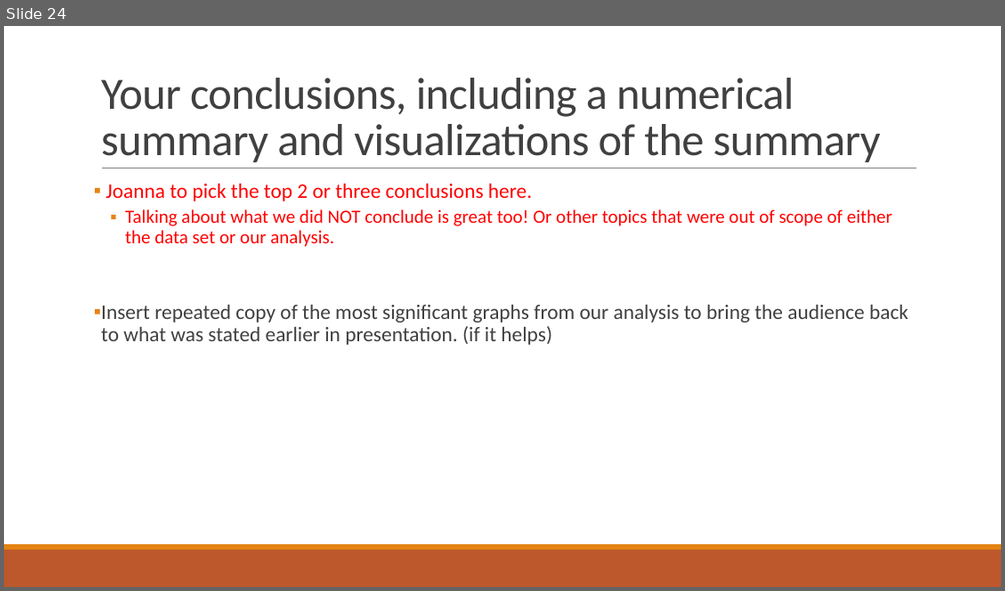
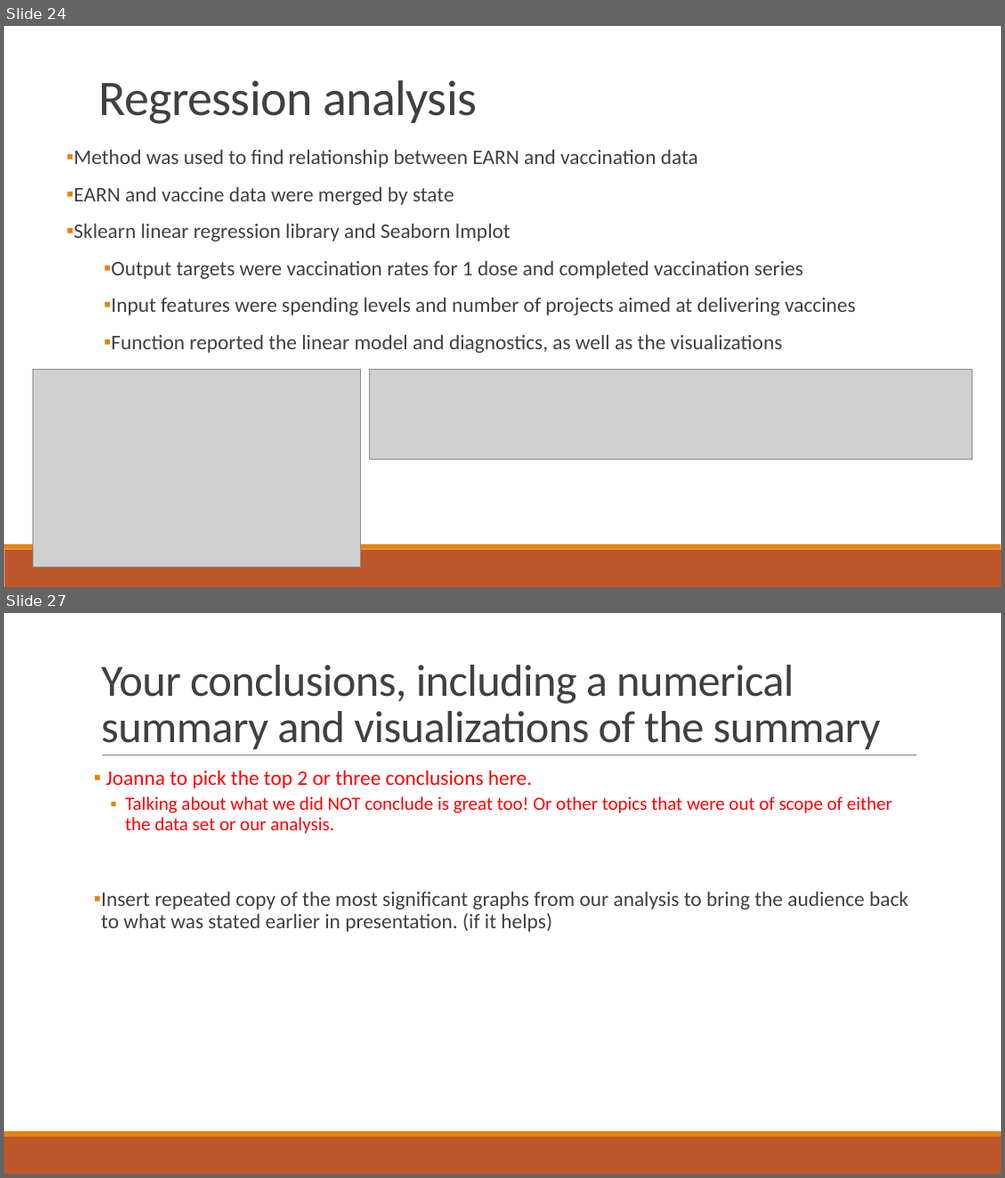
Before and after one commit to Evdawg/Project_1_Covid_Data, a slide deck: Project notes.pptx. Shown one above the other, each under a label of ours: slide 24 before the commit, slides 24 and 27 after it; the slides between them are not shown. The pictures are 1005x591 and 1005x1178 pixels, drawn with LibreOffice and Linux fonts; fonts in the diff are those of the drawing; grey boxes stand for pictures. Boxes give left, top, right and bottom in pixels: in the first picture for what was removed or moved away, otherwise in the second. Text is boxed around its words. In the diff, an @@ line names an element or a change of style, - is before the commit and + after.

Commit message:
5/18/2023 GM adding more code for regression analysis and .ppt slides

```diff
--- a/Project notes.pptx
+++ b/Project notes.pptx
@@ slide 24 added at [4, 26, 1001, 587], background #FFFFFF; not listed: 2 template elements that a slide beside it also shows @@
@@ text added at [98, 80, 477, 124], 48 pt, text #404040 @@
+Regression analysis
@@ text added at [73, 150, 856, 353], 20 pt, text #404040 @@
+▪ Method was used to find relationship between EARN and vaccination data
+▪ EARN and vaccine data were merged by state
+▪ Sklearn linear regression library and Seaborn lmplot
+  ▪ Output targets were vaccination rates for 1 dose and completed vaccination series
+  ▪ Input features were spending levels and number of projects aimed at delivering vaccines
+  ▪ Function reported the linear model and diagnostics, as well as the visualizations
@@ picture added at [33, 370, 361, 566] @@
@@ picture added at [370, 370, 972, 459] @@
@@ what was slide 24 is now slide 27 @@
```
Also in this commit, not shown: 3 other slides added, 1 slide removed, 1 other file.
